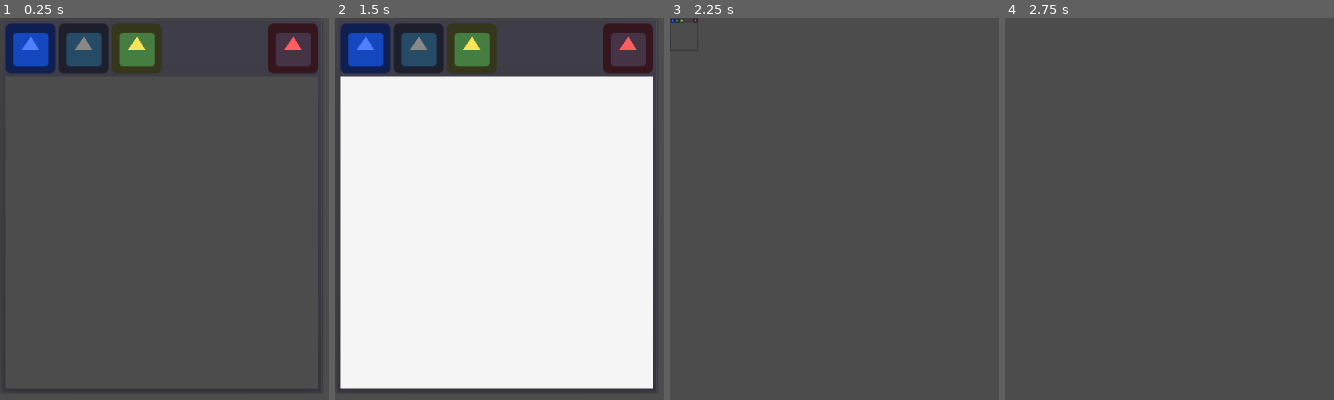
Above: before the commit, frames 1-4 (left to right).
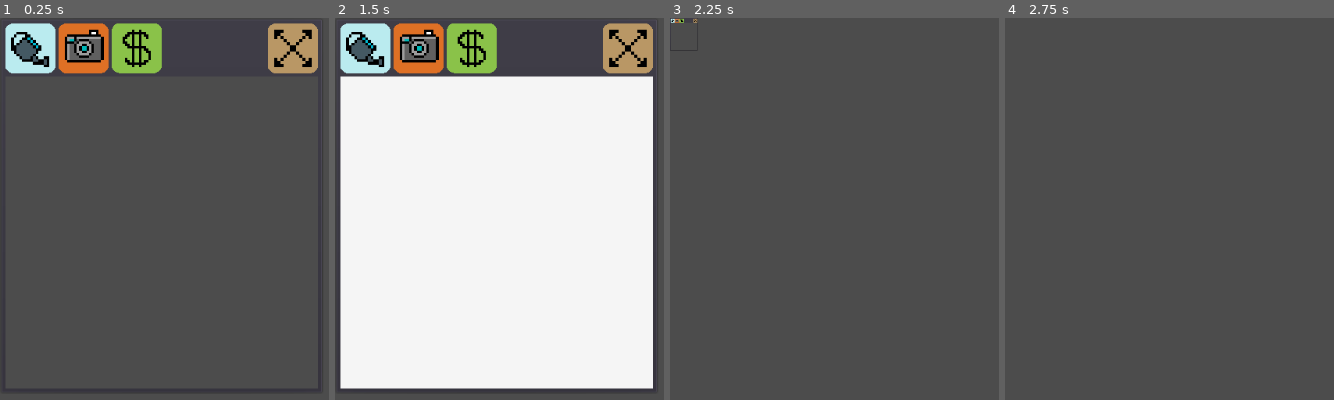
Above: after the commit, the same moments.

Repository: mrtheduts/GoGodotJam3
Game: Godot game, scene res://src/PopupDialog/PopupDialog.tscn
Same seed, same stepped clock (60 frames per second), same inputs: the game is played once before the commit and once after it. This scene is started directly instead of the project's main scene. The engine's default icon, where the game draws it, is replaced by a stand-in: a white triangle on a blue panel in a dark square.
Inputs (mouse positions are in pixels of both pictures, inside the frame that each line leads up to):
- Up to frame 1 (0.25 s): no input
- Up to frame 2 (1.5 s): click (364, 48) at 0.5 s; click (417, 48) at 1.25 s
- Up to frame 3 (2.25 s): click (808, 48) at 2 s
- Up to frame 4 (2.75 s): no input

The runs differ from the first frame. In frame 1, 8.0% of the frame differs, in the area x 1-97%, y 1-15%; in frame 2, 8.0%; in frame 3, less than 0.1%; in frame 4, nothing differs.
Error in both runs: Invalid call. Nonexistent function 'is_connected' in base 'Nil'. (res://src/Singletons/Utils.gd:17)

Commit message:
Add close up plant ui icons

Diff:
--- a/src/PopupDialog/PopupDialog.tscn
+++ b/src/PopupDialog/PopupDialog.tscn
@@ -1,7 +1,17 @@
-[gd_scene load_steps=3 format=2]
+[gd_scene load_steps=12 format=2]
 
 [ext_resource path="res://icon.png" type="Texture" id=1]
 [ext_resource path="res://src/PopupDialog/PopupDialog.gd" type="Script" id=2]
+[ext_resource path="res://raw_assets/images/ui-icons/sell.png" type="Texture" id=3]
+[ext_resource path="res://raw_assets/images/ui-icons/camera.png" type="Texture" id=4]
+[ext_resource path="res://raw_assets/images/ui-icons/close.png" type="Texture" id=5]
+[ext_resource path="res://raw_assets/images/ui-icons/watering-can.png" type="Texture" id=6]
+[ext_resource path="res://raw_assets/images/ui-icons/sell-pressed.png" type="Texture" id=7]
+[ext_resource path="res://raw_assets/images/ui-icons/watering-can-pressed.png" type="Texture" id=8]
+[ext_resource path="res://raw_assets/images/ui-icons/camera-pressed.png" type="Texture" id=9]
+[ext_resource path="res://raw_assets/images/ui-icons/close-pressed.png" type="Texture" id=10]
+
+[sub_resource type="ImageTexture" id=1]
 
 [node name="PopupDialog" type="PanelContainer"]
 anchor_left = 1.0
@@ -39,24 +49,34 @@
 margin_bottom = 64.0
 
 [node name="WaterButton" type="TextureButton" parent="VBoxContainer/HBoxContainer/HBoxContainer"]
-modulate = Color( 0.305882, 0.509804, 1, 1 )
 margin_right = 64.0
 margin_bottom = 64.0
-texture_normal = ExtResource( 1 )
+rect_min_size = Vector2( 64, 64 )
+texture_normal = ExtResource( 6 )
+texture_pressed = ExtResource( 8 )
+expand = true
 
 [node name="PhotoButton" type="TextureButton" parent="VBoxContainer/HBoxContainer/HBoxContainer"]
-modulate = Color( 0.537255, 0.537255, 0.537255, 1 )
 margin_left = 68.0
 margin_right = 132.0
 margin_bottom = 64.0
-texture_normal = ExtResource( 1 )
+rect_min_size = Vector2( 64, 64 )
+size_flags_horizontal = 3
+size_flags_vertical = 3
+texture_normal = ExtResource( 4 )
+texture_pressed = ExtResource( 9 )
+expand = true
 
 [node name="SellButton" type="TextureButton" parent="VBoxContainer/HBoxContainer/HBoxContainer"]
-modulate = Color( 1, 0.898039, 0.337255, 1 )
 margin_left = 136.0
 margin_right = 200.0
 margin_bottom = 64.0
-texture_normal = ExtResource( 1 )
+rect_min_size = Vector2( 64, 64 )
+size_flags_horizontal = 3
+size_flags_vertical = 3
+texture_normal = ExtResource( 3 )
+texture_pressed = ExtResource( 7 )
+expand = true
 
 [node name="DiscardButton" type="TextureButton" parent="VBoxContainer/HBoxContainer/HBoxContainer"]
 visible = false
@@ -65,6 +85,7 @@
 margin_right = 268.0
 margin_bottom = 64.0
 texture_normal = ExtResource( 1 )
+texture_pressed = SubResource( 1 )
 
 [node name="CombineButton" type="TextureButton" parent="VBoxContainer/HBoxContainer/HBoxContainer"]
 visible = false
@@ -74,13 +95,15 @@
 texture_normal = ExtResource( 1 )
 
 [node name="CloseButton" type="TextureButton" parent="VBoxContainer/HBoxContainer"]
-modulate = Color( 1, 0.368627, 0.368627, 1 )
 margin_left = 336.0
 margin_right = 400.0
 margin_bottom = 64.0
+rect_min_size = Vector2( 64, 64 )
 size_flags_horizontal = 10
 size_flags_vertical = 10
-texture_normal = ExtResource( 1 )
+texture_normal = ExtResource( 5 )
+texture_pressed = ExtResource( 10 )
+expand = true
 
 [node name="CenterContainer" type="CenterContainer" parent="VBoxContainer"]
 margin_top = 68.0
Binary file added: raw_assets/images/ui-icons/camera-pressed.png
Not shown, added: raw_assets/images/ui-icons/camera-pressed.png.import
Binary file added: raw_assets/images/ui-icons/camera.png
Not shown, added: raw_assets/images/ui-icons/camera.png.import
Binary file added: raw_assets/images/ui-icons/close-pressed.png
Not shown, added: raw_assets/images/ui-icons/close-pressed.png.import
Binary file added: raw_assets/images/ui-icons/close.png
Not shown, added: raw_assets/images/ui-icons/close.png.import
Binary file added: raw_assets/images/ui-icons/coin.png
Not shown, added: raw_assets/images/ui-icons/coin.png.import
Binary file added: raw_assets/images/ui-icons/moon.png
Not shown, added: raw_assets/images/ui-icons/moon.png.import
(and 12 more such lines)
